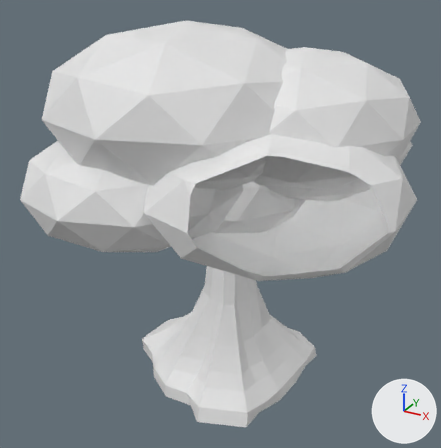
A saved change to the FBX model Assets/Luuk/Models/Basic tree.fbx.
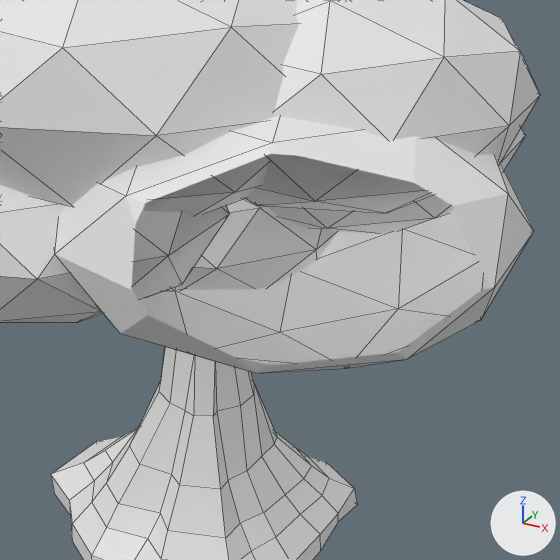
Old and new are each drawn whole from a 50 mm lens placed at (6.46, -12.04, 9.95), pointed at (-0.24, 0.14, 3.86) and again close up on the part from 26% to 98% of the width and 15% to 87% of the height. Arrows for +X, +Y and +Z are at lower right; the lights stay in place. The close-ups show mesh edges as thin lines. Everything nearer to the camera than a plane just in front of the edit is cut away. Where no turn or scale is listed for an object, it has been applied to the vertices.

Objects in the first close-up: 'Tree'.
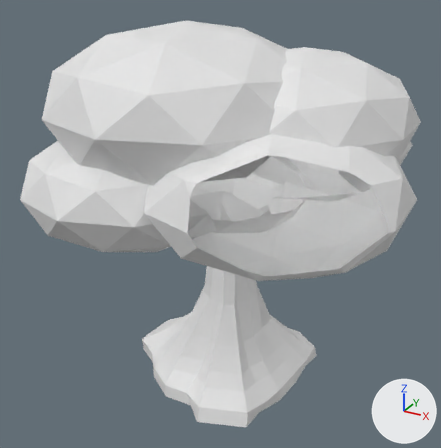
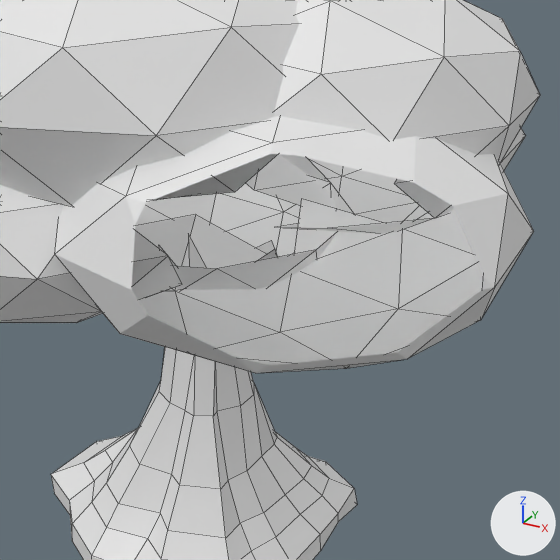
Changed parts and their boxes [x1, y1, x2, y2] in the close-ups (560 x 560 px):
part 1 of me_cylinder, cut back
    before: [54, 154, 434, 284]

What changed in the scene script:
```text
Change me_cylinder:
    used by ob_tree; location = (0.0, 0.0, 0.0)
    remove me_cylinder.from_pydata(...)  # 399 vertices, 609 faces; spans x -4.13..4.39, y -3.87..4.86, z -0.32..8.67
    add me_cylinder.from_pydata(...)  # 343 vertices, 434 faces; spans x -4.13..4.39, y -3.87..4.86, z -0.32..8.67
    me_cylinder part 1
    56 vertices are removed from x -1.7..2.65, y -1.8..2.83, z 4.42..7.45
    176 faces are deleted
    1 new face joins them
```
